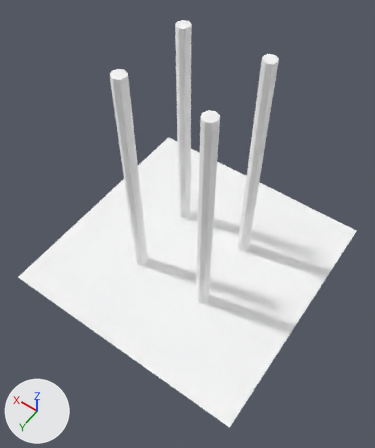
Renders of the glTF model assets/models/scene_playground.glb from each side of a commit.
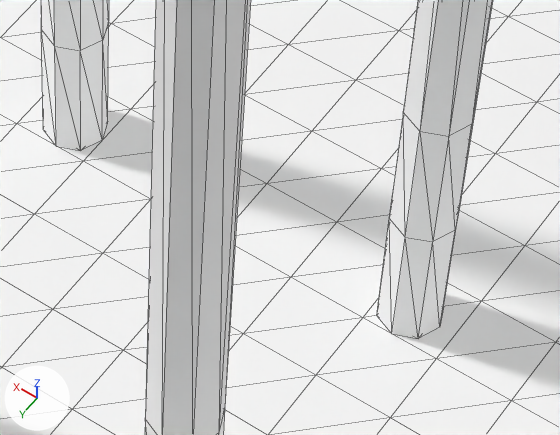
The first picture shows the older version from a 50 mm camera at (-13.88, 20.21, 35.26) aimed at (-0.99, 2.16, 6.9). The close-ups show both versions on the part from 46% to 72% of the width and 43% to 60% of the height of that picture; other places that the commit changed are outside them. The axes (+X, +Y, +Z) are drawn at lower left. The lights are the same throughout. The close-ups show mesh edges as thin lines. Where no turn or scale is listed for an object, it has been applied to the vertices.

In view in the first close-up: 'floor', 'pillar1', 'pillar2', 'pillar4'.
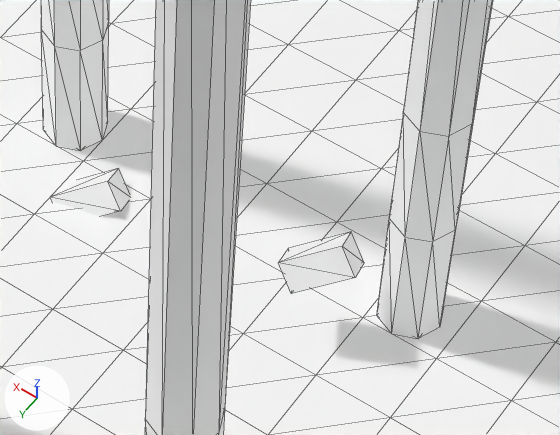
What differs and where, as boxes [x1, y1, x2, y2] in the close-ups (560 x 435 px):
'Cube', added
    after: [278, 232, 364, 294]
'Cube.001', added
    after: [50, 168, 130, 216]

What the commit changed:
Mesh me_cube_001 is new.
It has 8 vertices, 12 faces and spans x -0.585..0.585, y -0.489..0.489, z -0.546..0.546.
It uses material mat_f3dlite_material.
Object 'Cube.001' (ob_cube_001) is new; it shows me_cube_001.
Its location is (2.0, -2.0, 0.0).
Object 'Cube' (ob_cube) is new; it shows a copy of me_cube_001.
Its location is (-2.0, -2.0, 1.5).
